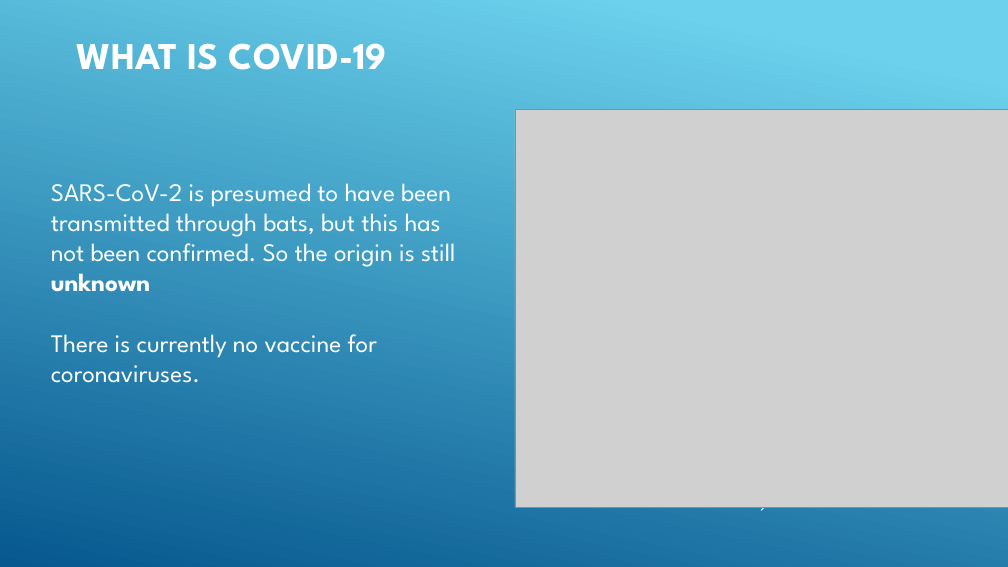
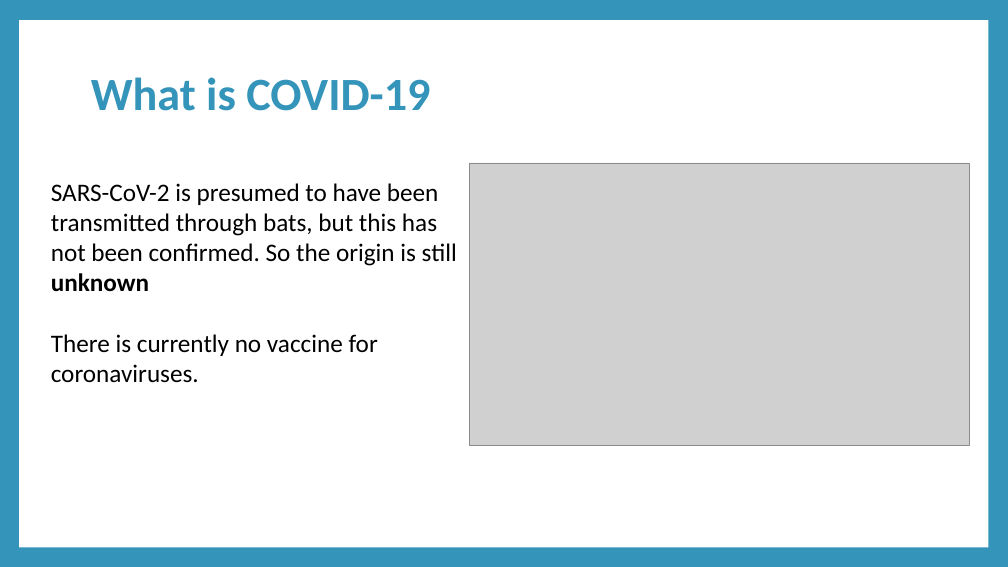
Before and after one commit to engmarkrezk/DFT_FinalProject, a slide deck: slide 8 of RecoverdDFTppt - Mark.pptx. Drawn at 1008x567 pixels with LibreOffice and Linux fonts; fonts in the diff are those of the drawing; grey boxes stand for pictures. Boxes give left, top, right and bottom in pixels: in the first picture for what was removed or moved away, otherwise in the second. Text is boxed around its words. In the diff, an @@ line names an element or a change of style, - is before the commit and + after.

```diff
--- a/RecoverdDFTppt - Mark.pptx
+++ b/RecoverdDFTppt - Mark.pptx
@@ background gradient #6ED2EB to #06588E to #3494BA @@
@@ rectangle added at <box>19,20,988,547</box>, fill #FFFFFF @@
@@ title at <box>91,77,430,111</box>: text changed; size 36 to 44 pt; font League Spartan to Calibri; text colour #FFFFFF to #3494BA @@
-WHAT IS COVID-19
+What is COVID-19
@@ text "SARS-CoV-2 is presumed to have ..." at <box>51,183,457,383</box>: font League Spartan to Calibri, text colour #FFFFFF to #000000 @@
@@ picture: place and size @@
-picture at <box>515,110,1008,507</box>
+picture at <box>469,163,969,446</box>
@@ group removed at <box>761,245,1008,510</box>: 5 lines @@
```
Also in this commit, not shown: 20 other slides changed, 4 slides added, 2 slides removed.
